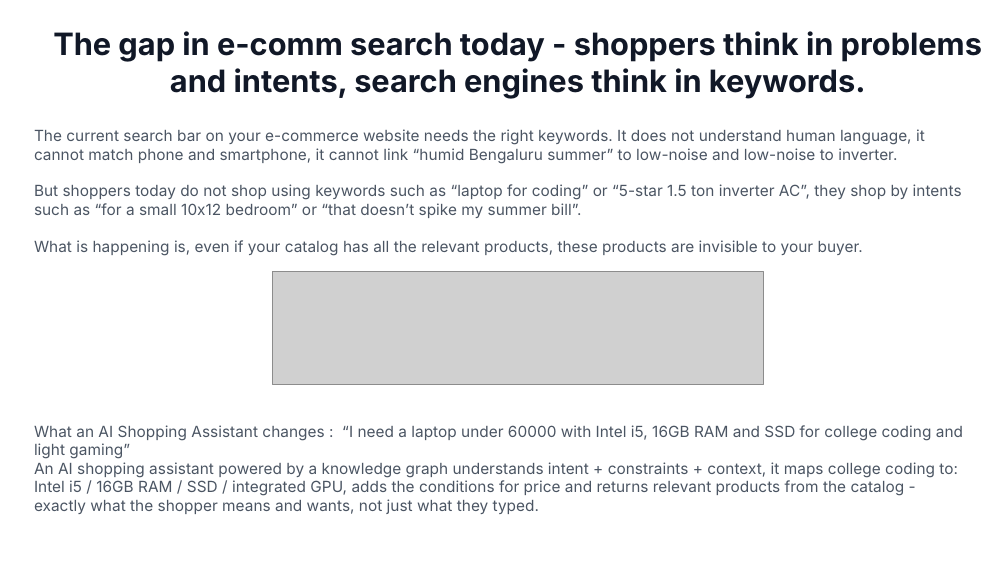
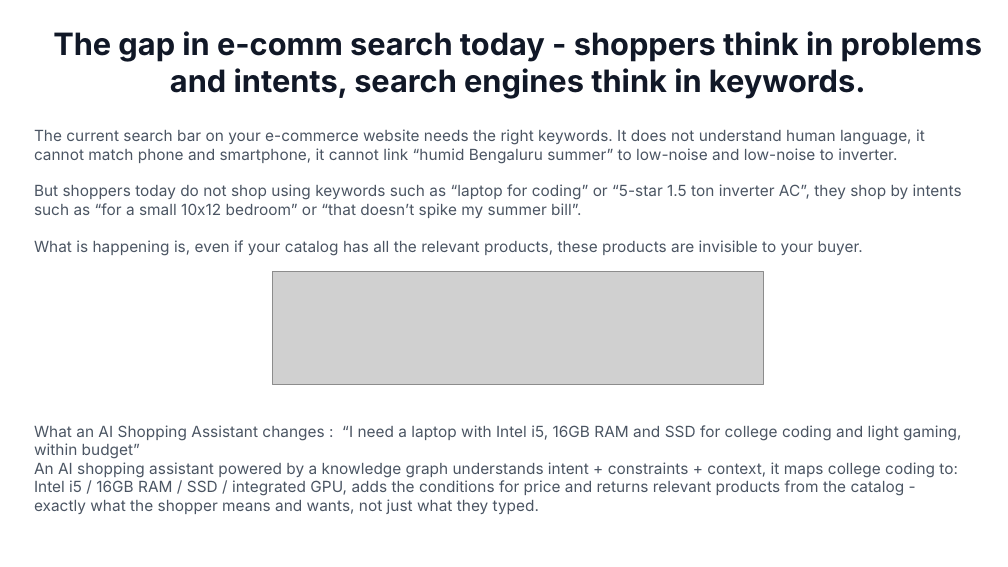
Before and after one commit to aantrikshhh/supersearch-ppt-templates, a slide deck: slide 4 of output/SS_Generic_Electronics.pptx. Drawn at 1008x567 pixels with LibreOffice and Linux fonts; fonts in the diff are those of the drawing; grey boxes stand for pictures. Boxes give left, top, right and bottom in pixels: in the first picture for what was removed or moved away, otherwise in the second. Text is boxed around its words. In the diff, an @@ line names an element or a change of style, - is before the commit and + after.

```diff
--- a/output/SS_Generic_Electronics.pptx
+++ b/output/SS_Generic_Electronics.pptx
@@ text at bbox=[34, 425, 961, 459]: text changed @@
-What an AI Shopping Assistant changes : “I need a laptop under 60000 with Intel i5, 16GB RAM and SSD for college coding and light gaming”
+What an AI Shopping Assistant changes : “I need a laptop with Intel i5, 16GB RAM and SSD for college coding and light gaming, within budget”
```
Also in this commit, not shown: 3 other slides changed, 10 other files.
